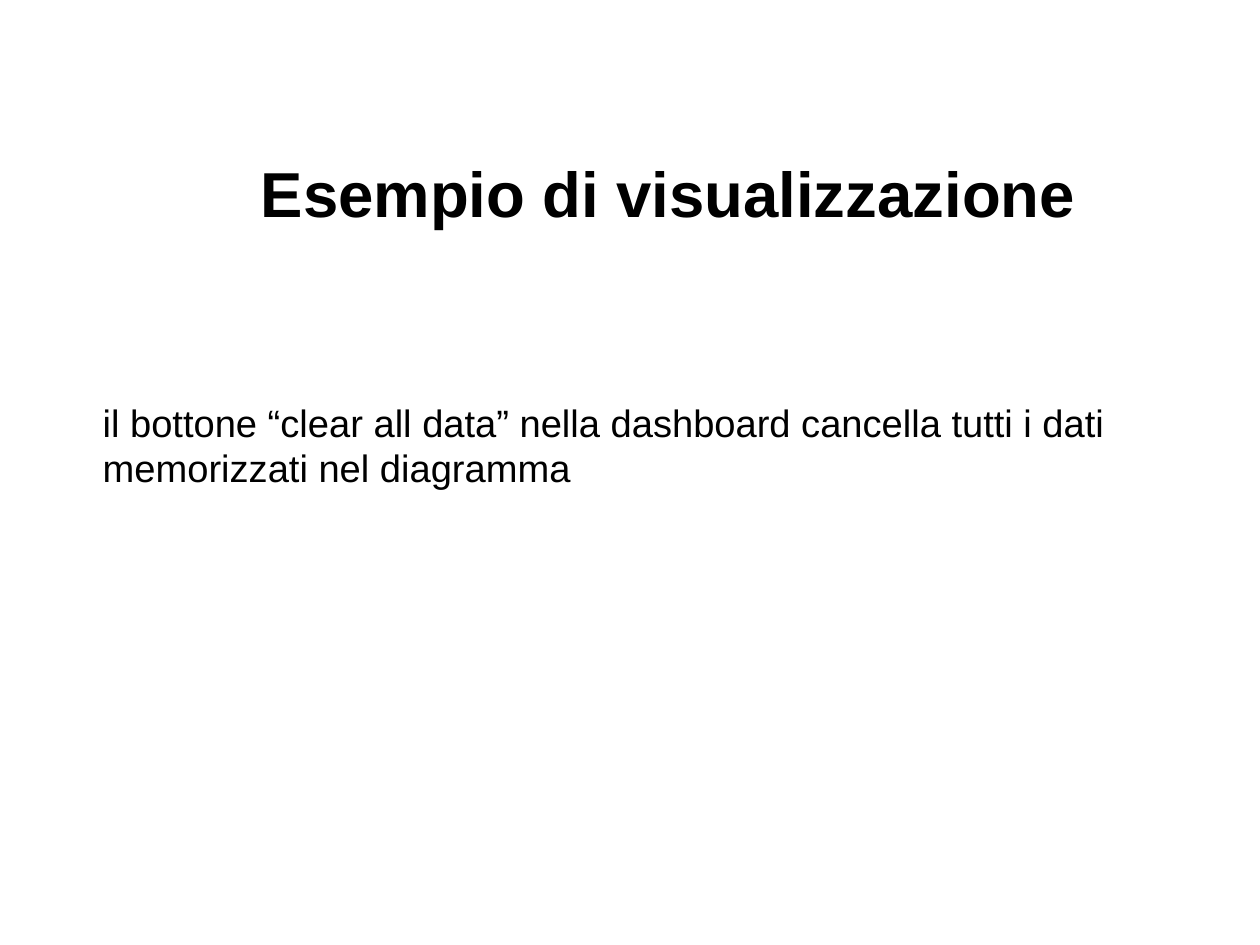
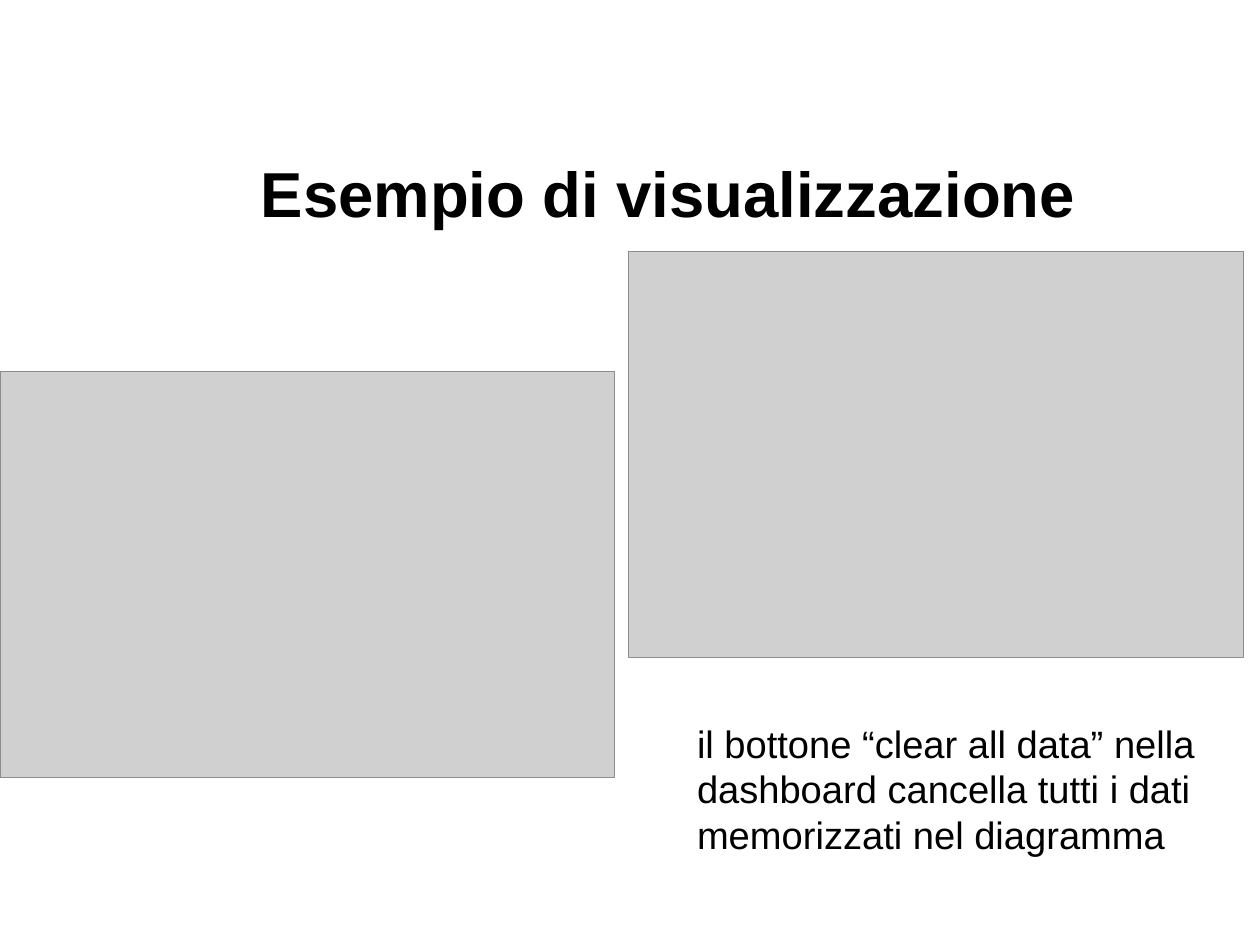
Before and after one commit to davideancona/minicorsiRAISE, a slide deck: slide 13 of iot/NodeRED.odp. Drawn at 1260x945 pixels with LibreOffice and Linux fonts; fonts in the diff are those of the drawing; grey boxes stand for pictures. Boxes give left, top, right and bottom in pixels: in the first picture for what was removed or moved away, otherwise in the second. Text is boxed around its words. In the diff, an @@ line names an element or a change of style, - is before the commit and + after.

```diff
--- a/iot/NodeRED.odp
+++ b/iot/NodeRED.odp
@@ picture added at box(629, 252, 1244, 657) @@
@@ picture added at box(0, 372, 615, 777) @@
@@ text "il bottone “clear all data” ..." rewrapped from box(103, 409, 1103, 490) to box(697, 730, 1194, 857) @@
```
Also in this commit, not shown: 2 other slides changed, 5 other files.
